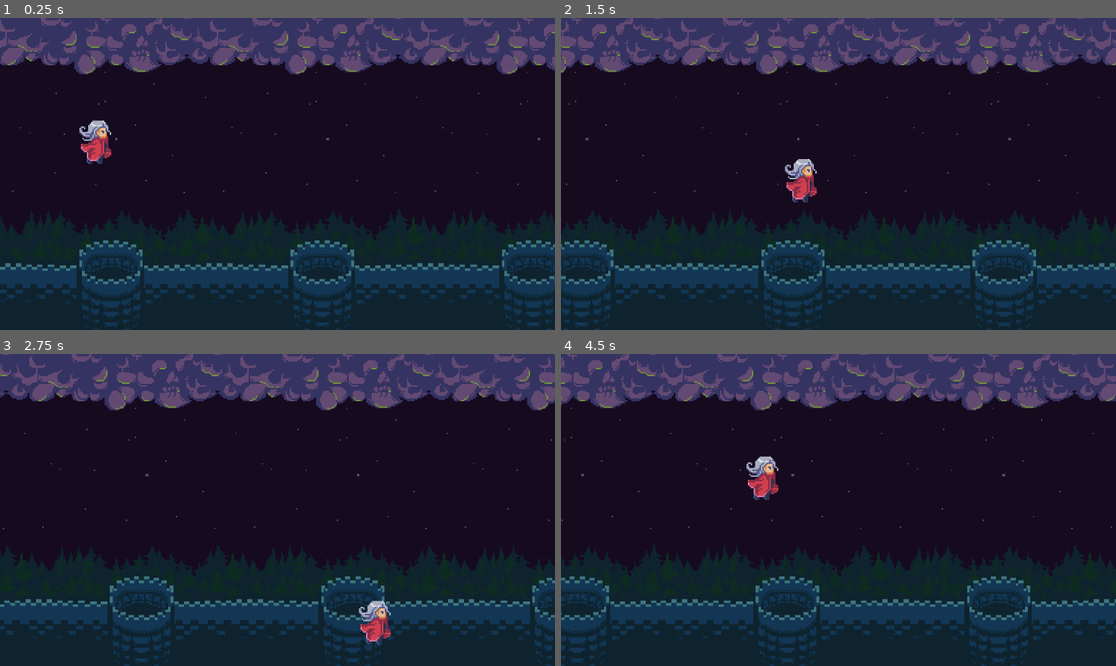
Above: before the commit, frames 1-4 (two rows, left to right).
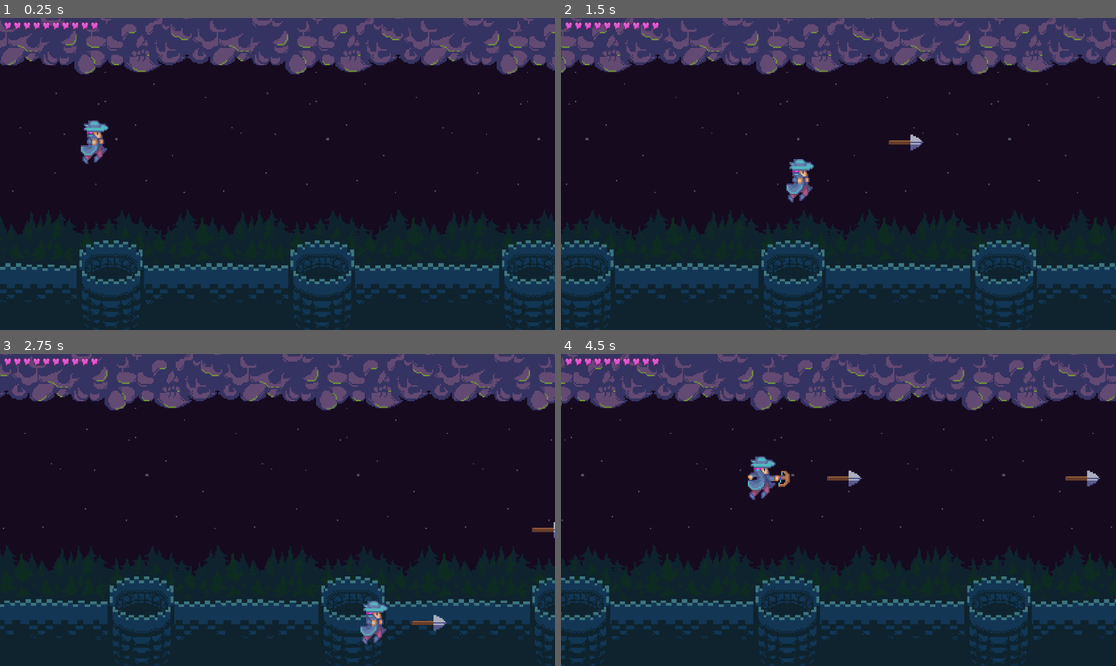
Above: after the commit, the same moments.

Repository: Mirakur-u/HalloweenShooterTutorial
Game: Godot game, scene res://Scenes/castle_level.tscn
The game is run twice, just before and just after one commit, with the same random seed, the same clock (stepped at 60 frames per second) and the same inputs.
Inputs:
- Up to frame 1 (0.25 s): no input
- Up to frame 2 (1.5 s): tap Enter (accept) at 0.5, 1.35 s; hold D (right) 0.53-1.28 s; tap Space (shoot) at 0.6 s; hold S (down) from 1.28 s (still down)
- Up to frame 3 (2.75 s): tap Space (shoot) at 1.55, 2.1 s; release S (down) at 2.03 s; hold D (right) from 2.03 s (still down)
- Up to frame 4 (4.5 s): release D (right) at 2.78 s; hold W (up) 2.78-3.53 s; tap Space (shoot) at 2.85, 3.8, 4.35 s; hold A (left) from 3.53 s (still down); tap Enter (accept) at 3.6 s

The runs differ from the first frame. In frame 1, 0.8% of the frame differs, in the area x 0-21%, y 1-47%; in frame 2, 1.0%; in frame 3, 1.0%; in frame 4, 1.2%, in the area x 0-98%, y 1-47%.

Commit message:
261124 HST

Diff:
--- a/Scenes/castle_level.tscn
+++ b/Scenes/castle_level.tscn
@@ -1,13 +1,19 @@
-[gd_scene load_steps=4 format=3 uid="uid://uinqe3ibfau3"]
+[gd_scene load_steps=6 format=3 uid="uid://uinqe3ibfau3"]
 
 [ext_resource type="PackedScene" uid="uid://bukkp4rodryc2" path="res://Scenes/scrolling_background.tscn" id="1_5axje"]
 [ext_resource type="Texture2D" uid="uid://bloxp2shvndpx" path="res://Assets/Backgrounds/Skybox Castle outside.png" id="2_u73bd"]
 [ext_resource type="PackedScene" uid="uid://bvexvgm8o05qi" path="res://Scenes/player.tscn" id="3_birvc"]
+[ext_resource type="PackedScene" uid="uid://cwj1p2bi2wd41" path="res://Scenes/level_manager.tscn" id="4_qeor4"]
+[ext_resource type="PackedScene" uid="uid://omgmvljwsp7k" path="res://Scenes/ui.tscn" id="5_b6nwf"]
 
 [node name="CastleLevel" type="Node"]
+
+[node name="UI" parent="." instance=ExtResource("5_b6nwf")]
 
 [node name="ScrollingBackground" parent="." instance=ExtResource("1_5axje")]
 bg_image = ExtResource("2_u73bd")
 
 [node name="Player" parent="." instance=ExtResource("3_birvc")]
 position = Vector2(210, 258)
+
+[node name="LevelManager" parent="." instance=ExtResource("4_qeor4")]
--- /dev/null
+++ b/Scenes/level_manager.tscn
@@ -0,0 +1,6 @@
+[gd_scene load_steps=2 format=3 uid="uid://cwj1p2bi2wd41"]
+
+[ext_resource type="Script" path="res://Scripts/level_manager.gd" id="1_32p26"]
+
+[node name="LevelManager" type="Node"]
+script = ExtResource("1_32p26")
--- a/Scenes/player.tscn
+++ b/Scenes/player.tscn
@@ -1,55 +1,9 @@
-[gd_scene load_steps=29 format=3 uid="uid://bvexvgm8o05qi"]
+[gd_scene load_steps=19 format=3 uid="uid://bvexvgm8o05qi"]
 
 [ext_resource type="Texture2D" uid="uid://beheqyio3208x" path="res://Assets/Player/Horror game player animations.png" id="1_6ptct"]
 [ext_resource type="Script" path="res://Scripts/player.gd" id="1_dfxse"]
-
-[sub_resource type="AtlasTexture" id="AtlasTexture_80p1m"]
-atlas = ExtResource("1_6ptct")
-region = Rect2(0, 0, 32, 32)
-
-[sub_resource type="AtlasTexture" id="AtlasTexture_5j83u"]
-atlas = ExtResource("1_6ptct")
-region = Rect2(32, 0, 32, 32)
-
-[sub_resource type="AtlasTexture" id="AtlasTexture_t1yq0"]
-atlas = ExtResource("1_6ptct")
-region = Rect2(64, 0, 32, 32)
-
-[sub_resource type="AtlasTexture" id="AtlasTexture_wy0lw"]
-atlas = ExtResource("1_6ptct")
-region = Rect2(0, 32, 32, 32)
-
-[sub_resource type="AtlasTexture" id="AtlasTexture_anlmk"]
-atlas = ExtResource("1_6ptct")
-region = Rect2(32, 32, 32, 32)
-
-[sub_resource type="AtlasTexture" id="AtlasTexture_5lycy"]
-atlas = ExtResource("1_6ptct")
-region = Rect2(64, 32, 32, 32)
-
-[sub_resource type="AtlasTexture" id="AtlasTexture_cu3nh"]
-atlas = ExtResource("1_6ptct")
-region = Rect2(0, 64, 32, 32)
-
-[sub_resource type="AtlasTexture" id="AtlasTexture_d5rgw"]
-atlas = ExtResource("1_6ptct")
-region = Rect2(32, 64, 32, 32)
-
-[sub_resource type="AtlasTexture" id="AtlasTexture_ps38n"]
-atlas = ExtResource("1_6ptct")
-region = Rect2(64, 64, 32, 32)
-
-[sub_resource type="AtlasTexture" id="AtlasTexture_12bh6"]
-atlas = ExtResource("1_6ptct")
-region = Rect2(0, 96, 32, 32)
-
-[sub_resource type="AtlasTexture" id="AtlasTexture_c20l1"]
-atlas = ExtResource("1_6ptct")
-region = Rect2(32, 96, 32, 32)
-
-[sub_resource type="AtlasTexture" id="AtlasTexture_b8iw0"]
-atlas = ExtResource("1_6ptct")
-region = Rect2(64, 96, 32, 32)
+[ext_resource type="Script" path="res://Scripts/shooting_system.gd" id="3_3ndcd"]
+[ext_resource type="Script" path="res://Scripts/health_system.gd" id="4_c05lm"]
 
 [sub_resource type="AtlasTexture" id="AtlasTexture_rb8yk"]
 atlas = ExtResource("1_6ptct")
@@ -103,47 +57,6 @@
 animations = [{
 "frames": [{
 "duration": 1.0,
-"texture": SubResource("AtlasTexture_80p1m")
-}, {
-"duration": 1.0,
-"texture": SubResource("AtlasTexture_5j83u")
-}, {
-"duration": 1.0,
-"texture": SubResource("AtlasTexture_t1yq0")
-}, {
-"duration": 1.0,
-"texture": SubResource("AtlasTexture_wy0lw")
-}, {
-"duration": 1.0,
-"texture": SubResource("AtlasTexture_anlmk")
-}, {
-"duration": 1.0,
-"texture": SubResource("AtlasTexture_5lycy")
-}, {
-"duration": 1.0,
-"texture": SubResource("AtlasTexture_cu3nh")
-}, {
-"duration": 1.0,
-"texture": SubResource("AtlasTexture_d5rgw")
-}, {
-"duration": 1.0,
-"texture": SubResource("AtlasTexture_ps38n")
-}, {
-"duration": 1.0,
-"texture": SubResource("AtlasTexture_12bh6")
-}, {
-"duration": 1.0,
-"texture": SubResource("AtlasTexture_c20l1")
-}, {
-"duration": 1.0,
-"texture": SubResource("AtlasTexture_b8iw0")
-}],
-"loop": true,
-"name": &"default",
-"speed": 5.0
-}, {
-"frames": [{
-"duration": 1.0,
 "texture": SubResource("AtlasTexture_rb8yk")
 }],
 "loop": true,
@@ -195,7 +108,7 @@
 "duration": 1.0,
 "texture": SubResource("AtlasTexture_tlgpa")
 }],
-"loop": true,
+"loop": false,
 "name": &"witch_shooting",
 "speed": 5.0
 }, {
@@ -229,8 +142,17 @@
 [node name="AnimatedSprite2D" type="AnimatedSprite2D" parent="."]
 scale = Vector2(3, 3)
 sprite_frames = SubResource("SpriteFrames_x2qg1")
-animation = &"witch_default"
+animation = &"wolfie_shooting"
 
 [node name="CollisionShape2D" type="CollisionShape2D" parent="."]
 position = Vector2(-8, 1)
 shape = SubResource("RectangleShape2D_4uq3q")
+
+[node name="ShootingSystem" type="Node2D" parent="."]
+position = Vector2(38, 2)
+script = ExtResource("3_3ndcd")
+
+[node name="HealthSystem" type="Node" parent="."]
+script = ExtResource("4_c05lm")
+
+[connection signal="animation_finished" from="AnimatedSprite2D" to="ShootingSystem" method="_on_animated_sprite_2d_animation_finished"]
--- /dev/null
+++ b/Scenes/projectile.tscn
@@ -0,0 +1,21 @@
+[gd_scene load_steps=4 format=3 uid="uid://bguttjwd08pdi"]
+
+[ext_resource type="Texture2D" uid="uid://b73dnxj867box" path="res://Assets/Player/wolfie_projectile.png" id="1_ntbnl"]
+[ext_resource type="Script" path="res://Scripts/projectile.gd" id="1_opr3v"]
+
+[sub_resource type="RectangleShape2D" id="RectangleShape2D_cb3cv"]
+size = Vector2(50, 74)
+
+[node name="Projectile" type="Area2D"]
+script = ExtResource("1_opr3v")
+
+[node name="Sprite2D" type="Sprite2D" parent="."]
+scale = Vector2(3, 3)
+texture = ExtResource("1_ntbnl")
+
+[node name="CollisionShape2D" type="CollisionShape2D" parent="."]
+shape = SubResource("RectangleShape2D_cb3cv")
+
+[node name="VisibleOnScreenNotifier2D" type="VisibleOnScreenNotifier2D" parent="."]
+
+[connection signal="screen_exited" from="VisibleOnScreenNotifier2D" to="." method="_on_visible_on_screen_notifier_2d_screen_exited"]
--- /dev/null
+++ b/Scenes/ui.tscn
@@ -0,0 +1,23 @@
+[gd_scene load_steps=2 format=3 uid="uid://omgmvljwsp7k"]
+
+[ext_resource type="Script" path="res://Scripts/ui.gd" id="1_g6pix"]
+
+[node name="UI" type="CanvasLayer"]
+script = ExtResource("1_g6pix")
+
+[node name="MarginContainer" type="MarginContainer" parent="."]
+anchors_preset = 15
+anchor_right = 1.0
+anchor_bottom = 1.0
+grow_horizontal = 2
+grow_vertical = 2
+theme_override_constants/margin_left = 8
+theme_override_constants/margin_top = 8
+theme_override_constants/margin_right = 8
+theme_override_constants/margin_bottom = 8
+
+[node name="HealthContainer" type="HBoxContainer" parent="MarginContainer"]
+unique_name_in_owner = true
+layout_mode = 2
+size_flags_horizontal = 0
+size_flags_vertical = 0
--- a/Scripts/game_config.gd
+++ b/Scripts/game_config.gd
@@ -7,4 +7,4 @@
 	Hunter
 }
 
-var player_type: PlayerType = PlayerType.Frankie
+var player_type: PlayerType = PlayerType.Hunter
--- /dev/null
+++ b/Scripts/health_system.gd
@@ -0,0 +1,15 @@
+extends Node
+
+class_name HealthSystem
+
+@export var health = 20
+
+signal died
+signal damaged(damage_taken)
+
+func damage(damage_taken: int):
+	health -= damage_taken
+	damaged.emit(damage_taken)
+
+	if health <= 0:
+		died.emit()
--- /dev/null
+++ b/Scripts/level_manager.gd
@@ -0,0 +1,15 @@
+extends Node
+
+class_name LevelManager
+
+@onready var player: Player = $"../Player"
+@onready var ui: UI = $"../UI"
+
+# Called when the node enters the scene tree for the first time.
+func _ready() -> void:
+	ui.set_initial_health(player.get_health())
+
+
+# Called every frame. 'delta' is the elapsed time since the previous frame.
+func _process(delta: float) -> void:
+	pass
--- a/Scripts/player.gd
+++ b/Scripts/player.gd
@@ -6,8 +6,16 @@
 @export var speed = 400
 @onready var collision_shape_2d: CollisionShape2D = $CollisionShape2D
 @onready var animated_sprite_2d: AnimatedSprite2D = $AnimatedSprite2D
+@onready var shooting_system: ShootingSystem = $ShootingSystem
+@onready var health_system: HealthSystem = $HealthSystem
 
+var animation_prefix
 var direction
+
+func _ready():
+	animation_prefix = GameConfig.PlayerType.keys()[GameConfig.player_type].to_snake_case()
+	animated_sprite_2d.play("%s_default" %animation_prefix)
+	shooting_system.animation_prefix = animation_prefix
 
 func _process(delta):
 	var direction = Input.get_vector("left","right","up","down")
@@ -26,3 +34,7 @@
 		return true
 
 	return false
+
+
+func get_health():
+	return health_system.health
--- /dev/null
+++ b/Scripts/projectile.gd
@@ -0,0 +1,31 @@
+extends Area2D
+
+class_name Projectile
+
+@onready var sprite_2d: Sprite2D = $Sprite2D
+
+const FRANKIE_PROJECTILE = preload("res://Assets/Player/frankie_projectile.png")
+const HUNTER_PROJECTILE = preload("res://Assets/Player/hunter_projectile.png")
+const WITCH_PROJECTILE = preload("res://Assets/Player/witch_projectile.png")
+const WOLFIE_PROJECTILE = preload("res://Assets/Player/wolfie_projectile.png")
+
+var speed = 500
+var projectile_prefix
+
+func _ready() -> void:
+	match projectile_prefix:
+		"frankie":
+			sprite_2d.texture = FRANKIE_PROJECTILE
+		"hunter":
+			sprite_2d.texture = HUNTER_PROJECTILE
+		"witch":
+			sprite_2d.texture = WITCH_PROJECTILE
+		"wolfie":
+			sprite_2d.texture = WOLFIE_PROJECTILE
+
+func _process(delta: float) -> void:
+	position += Vector2.RIGHT * speed * delta
+
+
+func _on_visible_on_screen_notifier_2d_screen_exited() -> void:
+	queue_free()
--- /dev/null
+++ b/Scripts/shooting_system.gd
@@ -0,0 +1,42 @@
+extends Node2D
+
+class_name ShootingSystem
+
+
+@onready var animated_sprite_2d: AnimatedSprite2D = $"../AnimatedSprite2D"
+
+const PROJECTILE = preload("res://Scenes/projectile.tscn")
+
+var animation_prefix
+var can_shoot = true
+
+
+func _input(event):
+	if Input.is_action_just_pressed("shoot") && can_shoot:
+		shoot()
+		can_shoot = false
+
+
+func shoot():
+	var projectile = PROJECTILE.instantiate()
+	projectile.global_position = global_position
+	projectile.projectile_prefix = animation_prefix
+	animated_sprite_2d.play("%s_shooting" % animation_prefix)
+	get_tree().root.add_child(projectile)
+
+
+# Called when the node enters the scene tree for the first time.
+func _ready() -> void:
+	pass # Replace with function body.
+
+
+# Called every frame. 'delta' is the elapsed time since the previous frame.
+func _process(delta: float) -> void:
+	pass
+
+
+
+func _on_animated_sprite_2d_animation_finished() -> void:
+	if animated_sprite_2d.animation == "%s_shooting" % animation_prefix:
+		animated_sprite_2d.play("%s_default" % animation_prefix)
+		can_shoot = true
--- /dev/null
+++ b/Scripts/ui.gd
@@ -0,0 +1,31 @@
+extends CanvasLayer
+
+class_name UI
+
+@onready var health_container: HBoxContainer = %HealthContainer
+
+const LIFE_FULL_UI = preload("res://Assets/UIElements/LifeFullUI.png")
+const LIFE_HALF_UI = preload("res://Assets/UIElements/LifeHalfUI.png")
+
+func set_initial_health(health:int):
+	var full_health_textures = health /2
+
+	for i in full_health_textures:
+		var texture_rect = TextureRect.new()
+		texture_rect.texture = LIFE_FULL_UI
+		health_container.add_child(texture_rect)
+
+	var half_life_texture = health % 2
+	if half_life_texture != 0:
+		var half_life_texture_rect = TextureRect.new()
+		half_life_texture_rect.texture = LIFE_HALF_UI
+		health_container.add_child(half_life_texture_rect)
+
+
+func _ready() -> void:
+	pass # Replace with function body.
+
+
+# Called every frame. 'delta' is the elapsed time since the previous frame.
+func _process(delta: float) -> void:
+	pass
